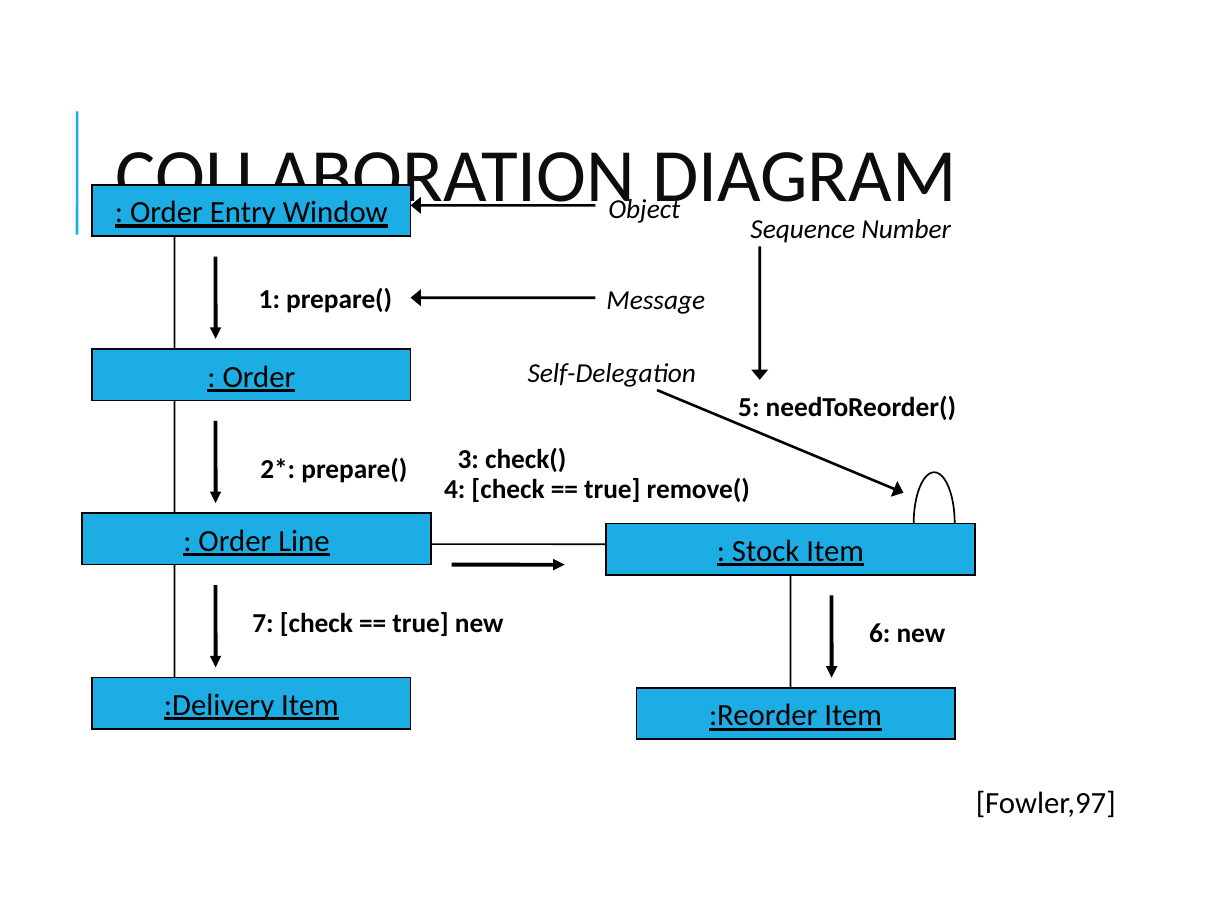
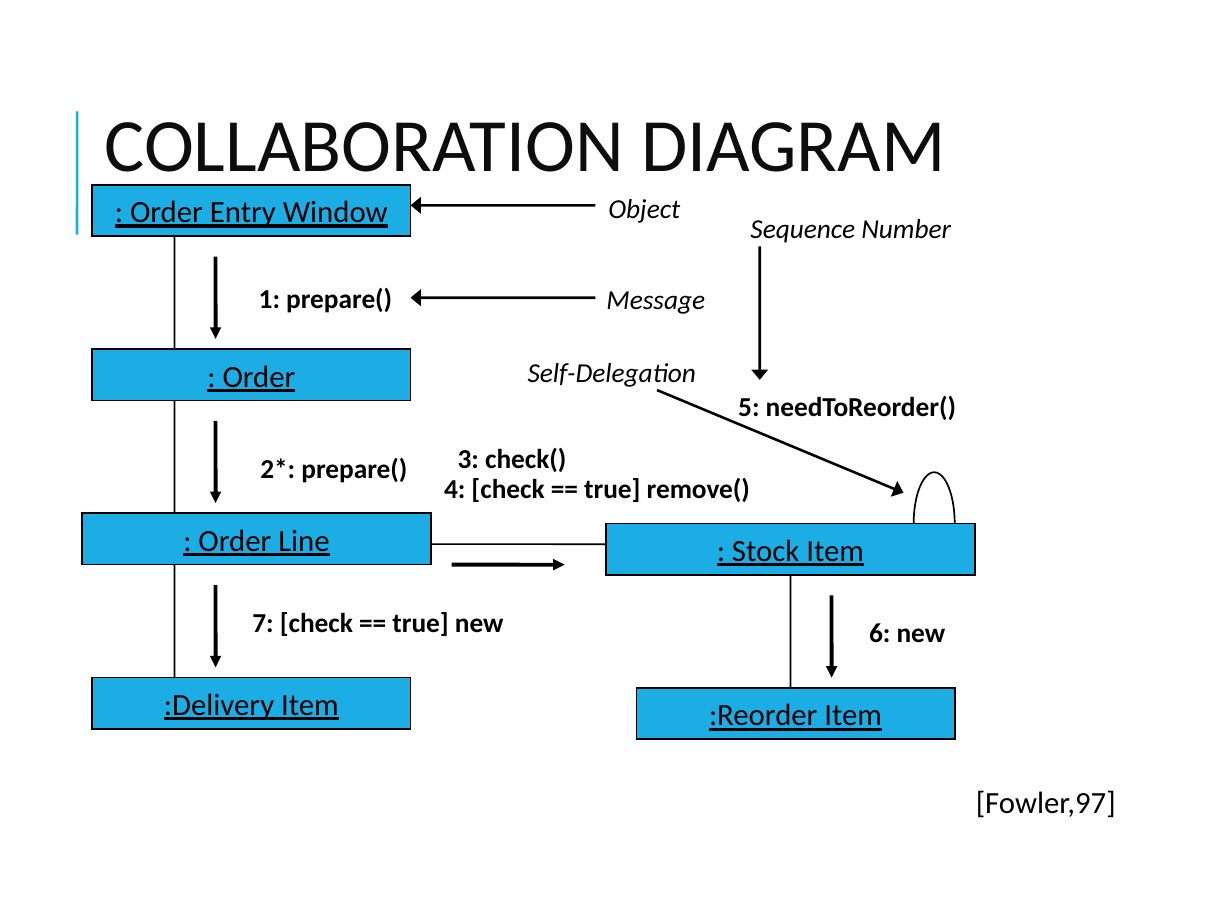
Before and after one commit to ppawar/ppawar.github.io, a slide deck: slide 81 of CSE308-S19/Slides/PPT/Introduction to UML.ppt (slide 80 before the commit). Drawn at 1232x924 pixels with LibreOffice and Linux fonts; fonts in the diff are those of the drawing. Boxes give left, top, right and bottom in pixels: in the first picture for what was removed or moved away, otherwise in the second. Text is boxed around its words. In the diff, an @@ line names an element or a change of style, - is before the commit and + after.

```diff
--- a/CSE308-S19/Slides/PPT/Introduction to UML.ppt
+++ b/CSE308-S19/Slides/PPT/Introduction to UML.ppt
@@ title "COLLABORATION DIAGRAM": place and size @@
-title "COLLABORATION DIAGRAM" at (116,152,956,219)
+title "COLLABORATION DIAGRAM" at (105,122,945,188)
```
Also in this commit, not shown: 6 other slides changed, 1 slide added, 10 other files.
